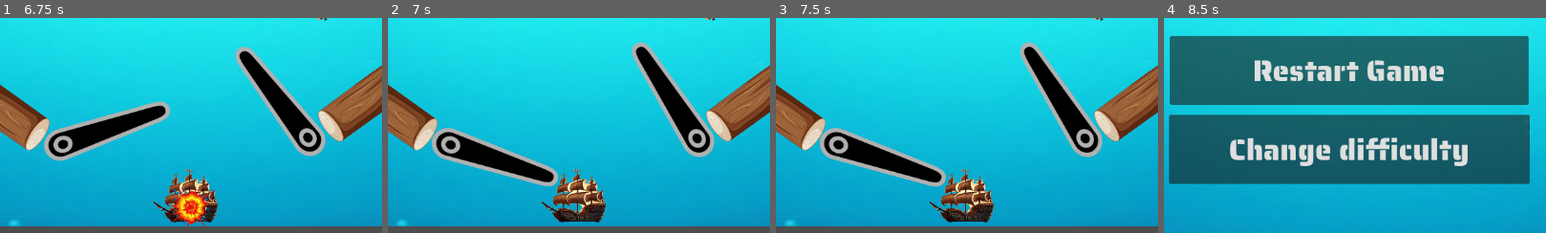
Above: before the commit, frames 1-4 (left to right).
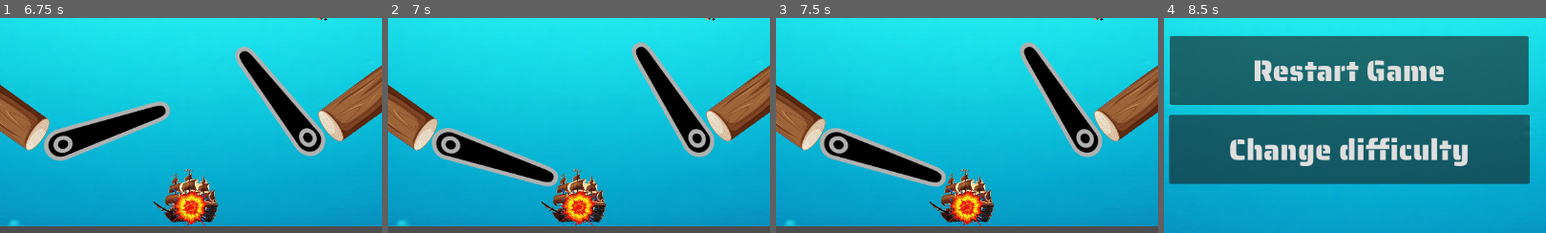
Above: after the commit, the same moments.

Repository: amodhakal/pinball-plunder
Game: Godot game, scene res://scenes/Title.tscn
Same seed, same stepped clock (60 frames per second), same inputs: the game is played once before the commit and once after it. Sound files missing from this copy of the repository are replaced by a short silence.
Inputs:
- Up to frame 1 (6.75 s): click "PROTECT ME BOOTY! (NORMAL)" at 0.5 s; tap Enter at 1.25 s; hold D (flip_right) 1.28-2.03 s; tap Space at 2 s; hold A (flip_left) 2.03-2.78 s; hold D (flip_right) 2.78-4.28 s; hold A (flip_left) 4.28-6.53 s; hold D (flip_right) from 6.53 s (still down)
- Up to frame 2 (7 s): keep holding D (flip_right)
- Up to frame 3 (7.5 s): keep holding D (flip_right)
- Up to frame 4 (8.5 s): keep holding D (flip_right); tap Enter at 8 s
The pictures show only the part of the screen within x 26-76%, y 50-100%; the shares and areas given below are measured in that part.

Frame 1 is identical in both runs. In frame 2, 1.2% of the frame differs, in the area x 44-56%, y 78-99%; in frame 3, 1.2%; in frame 4, nothing differs.

Commit message:
Fixed explosion bug

Diff:
--- a/scenes/Game.tscn
+++ b/scenes/Game.tscn
@@ -388,6 +388,7 @@
 autostart = true
 
 [node name="Explosion" type="Sprite2D" parent="."]
+visible = false
 position = Vector2(592, 610)
 scale = Vector2(0.137546, 0.137546)
 texture = ExtResource("13_2nya2")
--- a/scripts/Game.gd
+++ b/scripts/Game.gd
@@ -38,15 +38,11 @@
 		await get_tree().create_timer(2.0).timeout
 		get_tree().change_scene_to_file(defeatLvl)
 		return
-	else:
-		explosion.visible = false
 
 	if body == ball or body == hardBall && Globals.gamemode == "hard":
 		explosion.visible = true
 		await get_tree().create_timer(2.0).timeout
 		get_tree().change_scene_to_file(defeatLvl)
-	else:
-		explosion.visible = false
 
 
 
